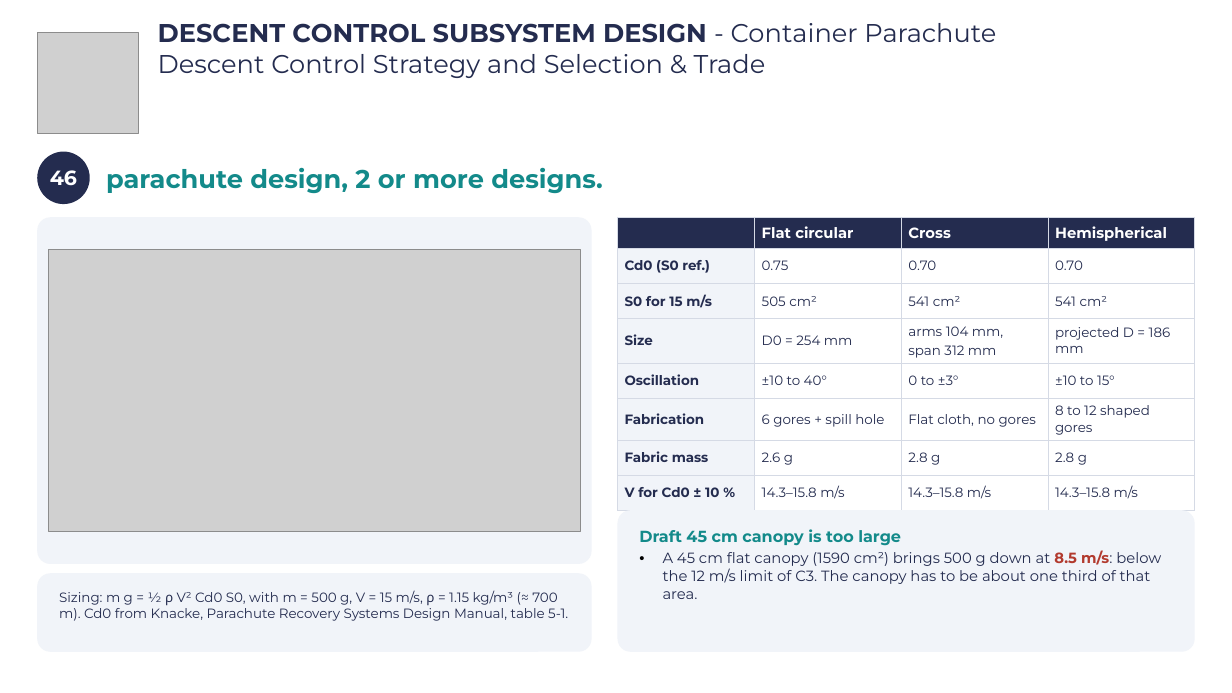
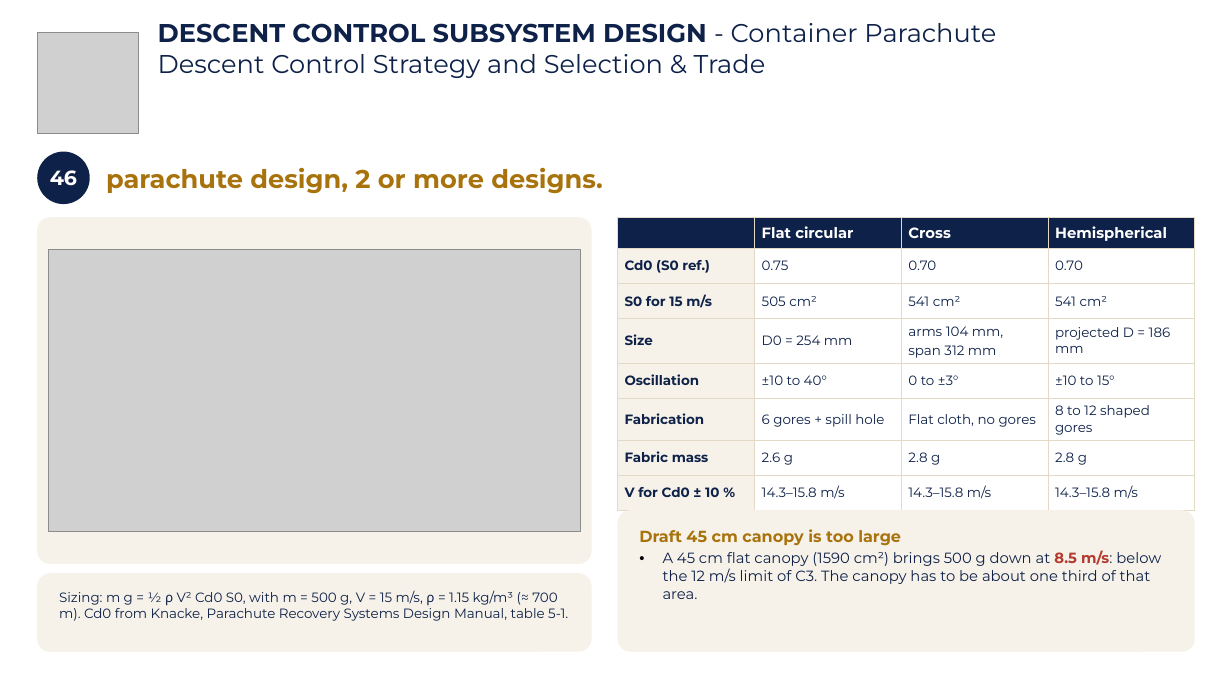
Before and after one commit to Caetano18/proyecto, a slide deck: slide 49 of cansat_pdr/laminas_plantilla/CanSat_PDR_Hermes_mecanica.pptx. Drawn at 1232x693 pixels with LibreOffice and Linux fonts; fonts in the diff are those of the drawing; grey boxes stand for pictures; background and template pictures are left out. Boxes give left, top, right and bottom in pixels: in the first picture for what was removed or moved away, otherwise in the second. Text is boxed around its words. In the diff, an @@ line names an element or a change of style, - is before the commit and + after.

```diff
--- a/cansat_pdr/laminas_plantilla/CanSat_PDR_Hermes_mecanica.pptx
+++ b/cansat_pdr/laminas_plantilla/CanSat_PDR_Hermes_mecanica.pptx
@@ text "DESCENT CONTROL SUBSYSTEM DESIGN - ..." at [158, 23, 996, 78]: text colour #242C4F to #0E2148 @@
@@ ellipse "46" at [37, 152, 90, 204]: fill #242C4F to #0E2148 @@
@@ text "parachute design, 2 or more ..." at [106, 167, 603, 194]: text colour #138A8A to #A8730C @@
@@ rounded rectangle at [37, 217, 592, 564]: fill #F1F4F9 to #F6F2E9 @@
@@ table at [617, 217, 1196, 503] @@
@@ fill #242C4F to #0E2148 in row 1 @@
@@ fill #F1F4F9 to #F6F2E9 in 7 cells @@
@@ text colour #242C4F to #0E2148 in "Cd0 (S0 ref.)", "0.75", "0.70", "0.70" and 25 more places @@
@@ borders changed @@
@@ rounded rectangle "Draft 45 cm canopy is ..." at [617, 510, 1195, 652]: text colour #138A8A to #A8730C in "Draft 45 cm canopy is too large"; text colour #242C4F to #0E2148 in "A 45 cm flat canopy (1590 cm²) ..."; fill #F1F4F9 to #F6F2E9 @@
@@ rounded rectangle "Sizing: m g = ½ ..." at [37, 573, 592, 652]: text colour #242C4F to #0E2148; fill #F1F4F9 to #F6F2E9 @@
```
Also in this commit, not shown: 104 other slides changed, 10 other files.
